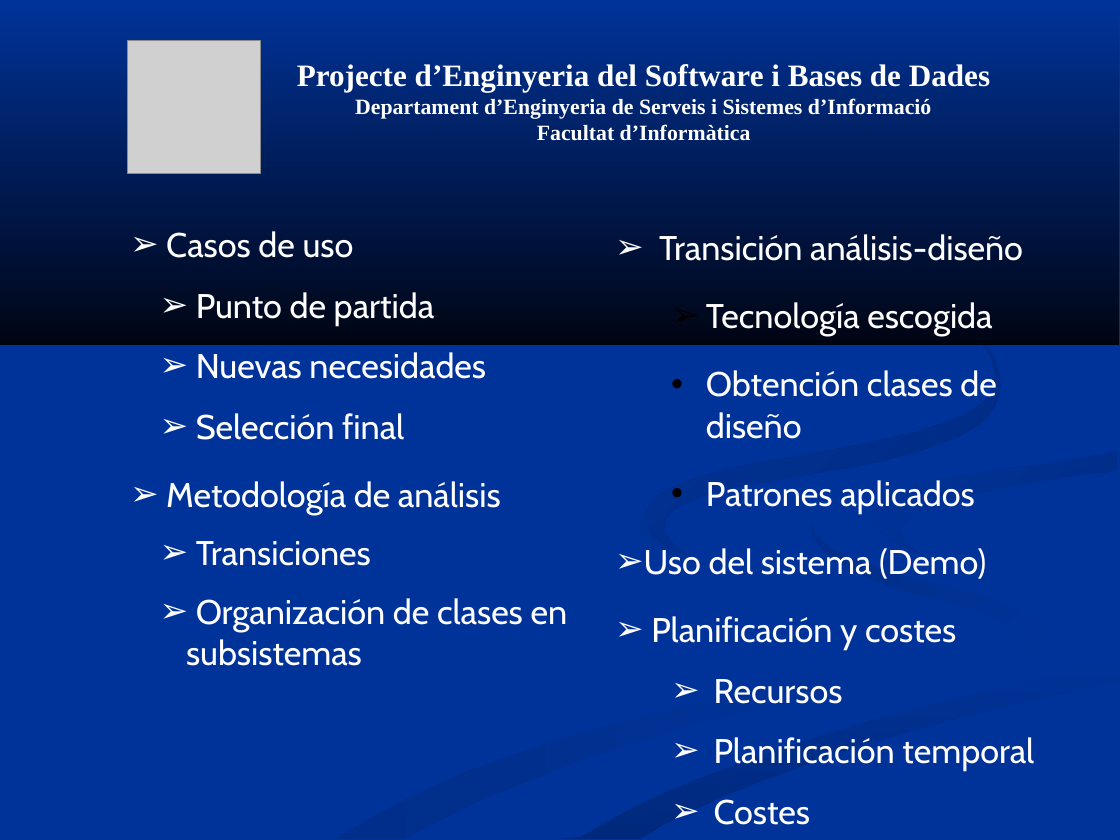
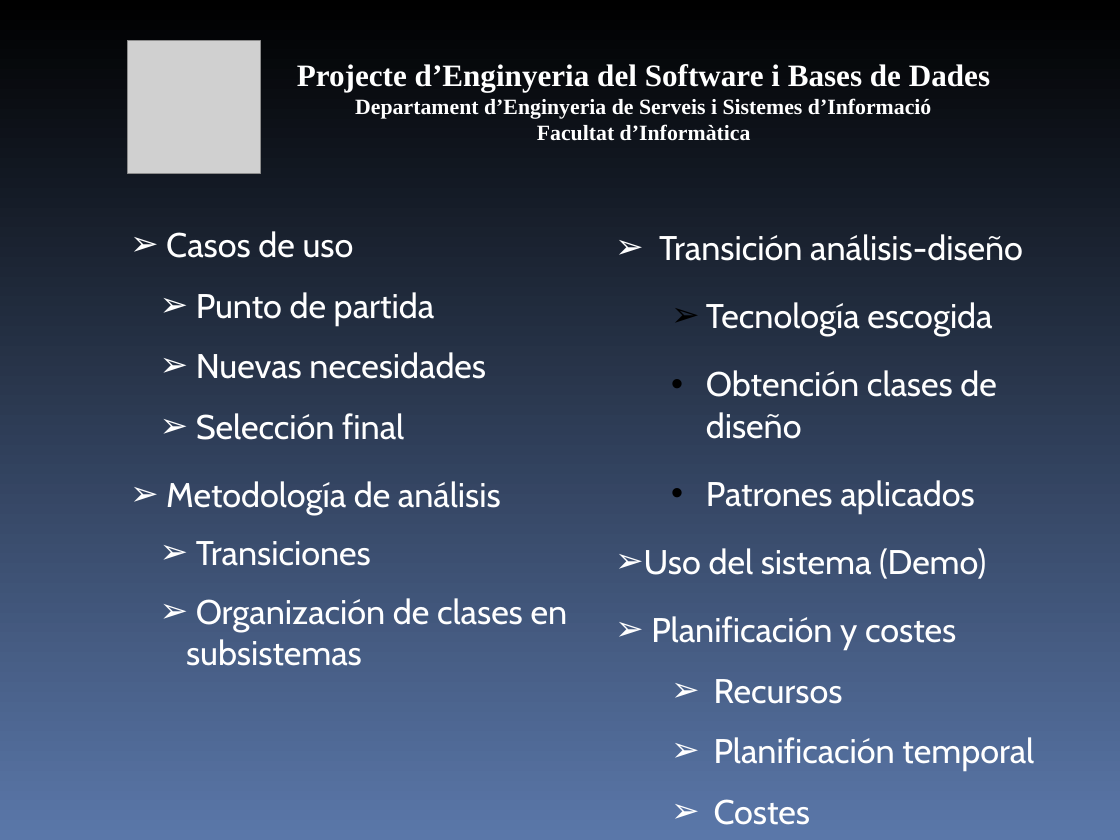
Before and after one commit to mvm9289/escfib, a slide deck: slide 3 of Docs/0910Q2-08-E-1.0-Presentacion.ppt (slide 2 before the commit). Drawn at 1120x840 pixels with LibreOffice and Linux fonts; fonts in the diff are those of the drawing; grey boxes stand for pictures. Boxes give left, top, right and bottom in pixels: in the first picture for what was removed or moved away, otherwise in the second. Text is boxed around its words. In the diff, an @@ line names an element or a change of style, - is before the commit and + after.

```diff
--- a/Docs/0910Q2-08-E-1.0-Presentacion.ppt
+++ b/Docs/0910Q2-08-E-1.0-Presentacion.ppt
@@ background #003399 to gradient #000000 to #5A77A9 @@
@@ group removed at [0,0,1119,839]: 7 freeform shapes @@
```
Also in this commit, not shown: 21 other slides changed, 1 slide added, 1 other file.
